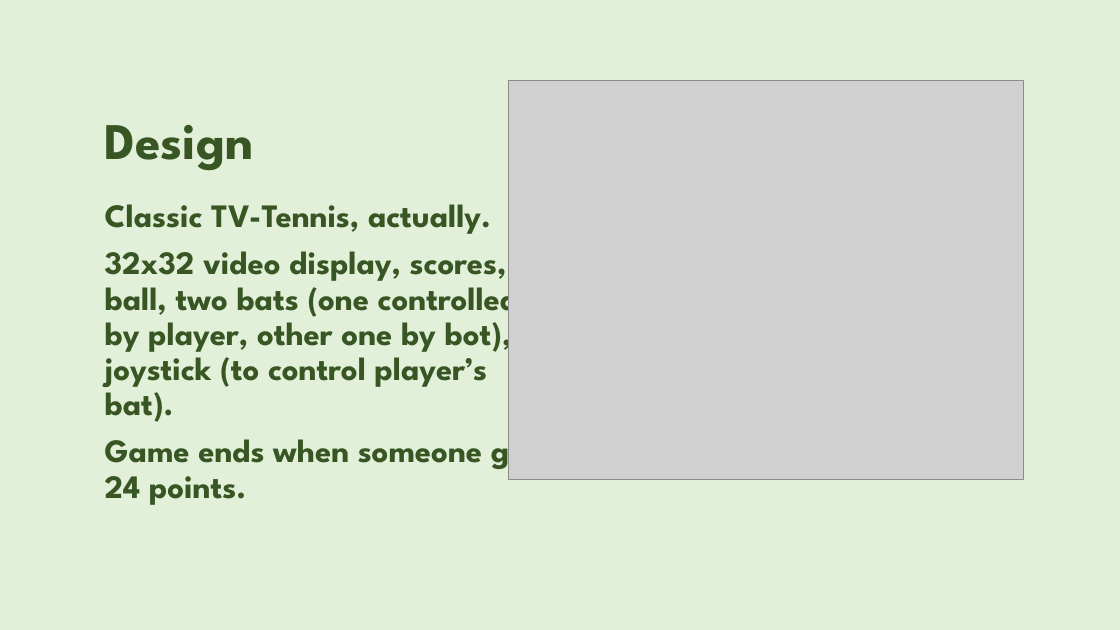
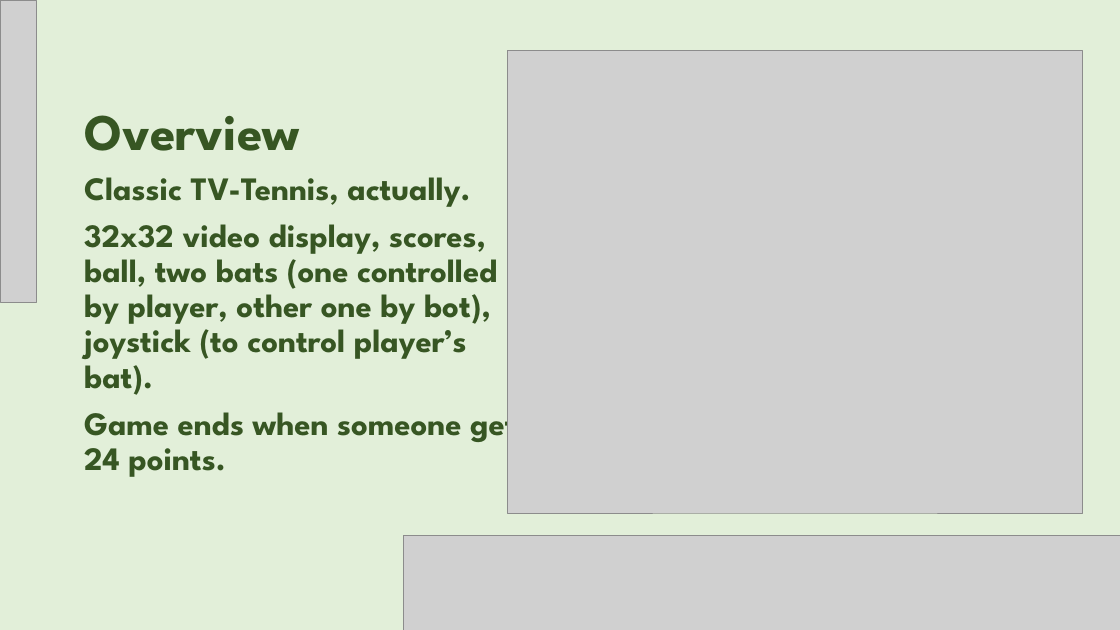
Before and after one commit to AsphodelRem/tv-tennis, a slide deck: slide 4 of presentation.pptx. Drawn at 1120x630 pixels with LibreOffice and Linux fonts; fonts in the diff are those of the drawing; grey boxes stand for pictures; background and template pictures are left out. Boxes give left, top, right and bottom in pixels: in the first picture for what was removed or moved away, otherwise in the second. Text is boxed around its words. In the diff, an @@ line names an element or a change of style, - is before the commit and + after.

```diff
--- a/presentation.pptx
+++ b/presentation.pptx
@@ picture added at <box>0,0,37,302</box> @@
@@ picture: place and size @@
-picture at <box>508,80,1024,480</box>
+picture at <box>507,50,1083,513</box>
@@ title at <box>84,115,300,151</box>: text changed @@
-Design
+Overview
@@ text "Classic TV-Tennis, actually.": place and size @@
-text "Classic TV-Tennis, actually." at <box>105,204,551,505</box>
+text "Classic TV-Tennis, actually." at <box>84,177,530,477</box>
@@ picture added at <box>404,536,1120,630</box> @@
```
Also in this commit, not shown: 6 other slides changed, 7 slides added, 4 slides removed.
